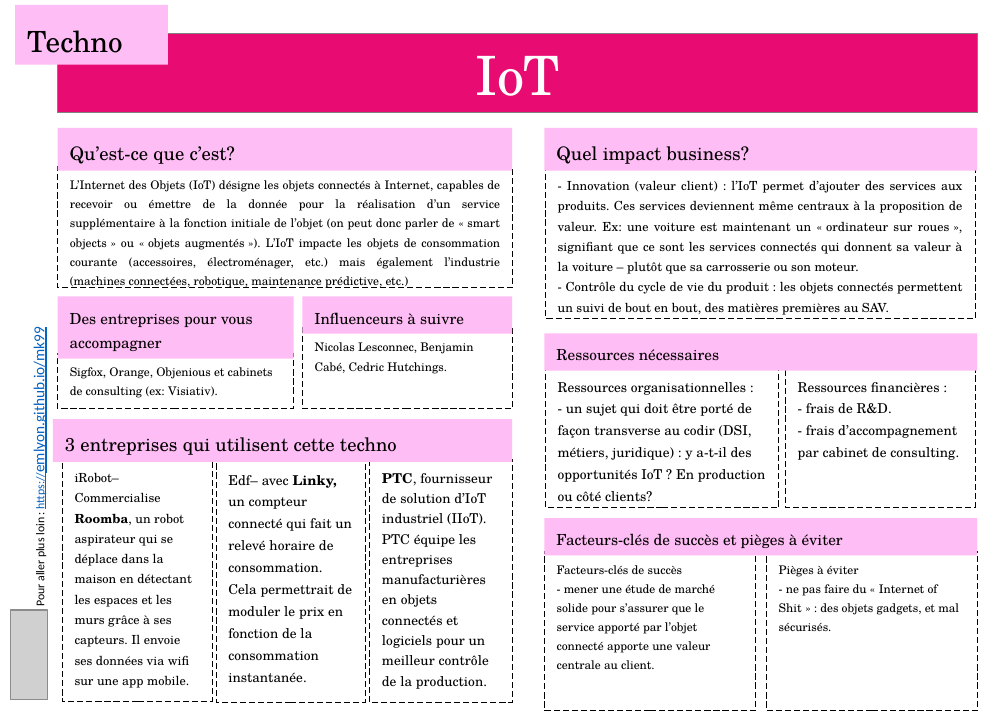
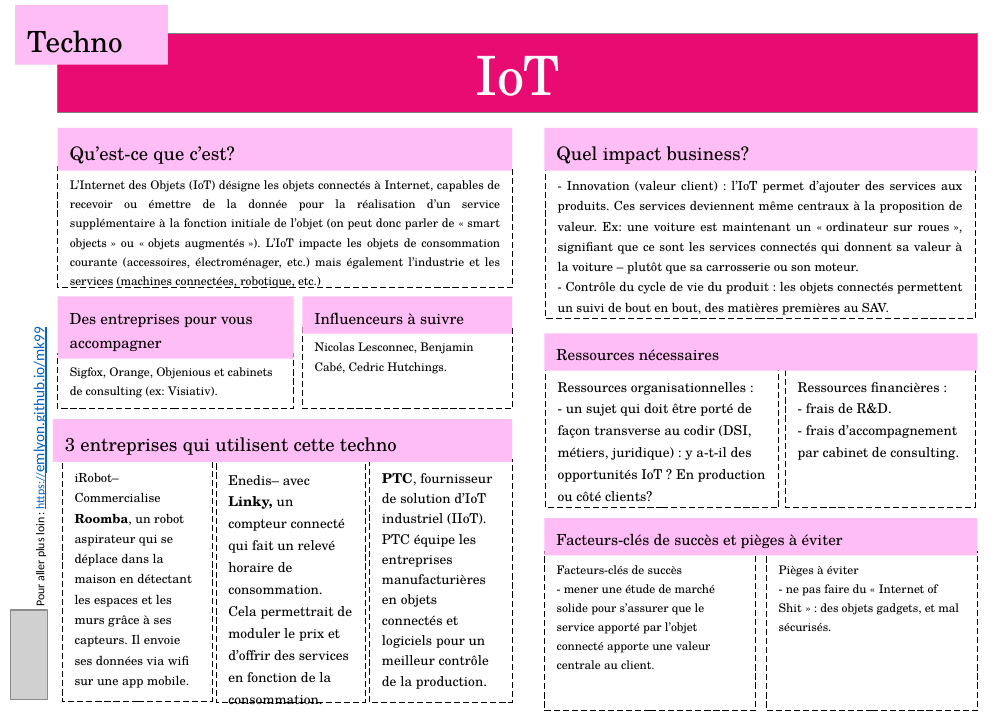
Before and after one commit to emlyon/chaire-implid, a slide deck: slide 7 of docs/content/cards.pptx. Drawn at 1008x718 pixels with LibreOffice and Linux fonts; fonts in the diff are those of the drawing; grey boxes stand for pictures. Boxes give left, top, right and bottom in pixels: in the first picture for what was removed or moved away, otherwise in the second. Text is boxed around its words. In the diff, an @@ line names an element or a change of style, - is before the commit and + after.

```diff
--- a/docs/content/cards.pptx
+++ b/docs/content/cards.pptx
@@ text in rectangle at bbox=[70, 180, 500, 288]: text changed @@
-L’Internet des Objets (IoT) désigne les objets connectés à Internet, capables de recevoir ou émettre de la donnée pour la réalisation d’un service supplémentaire à la fonction initiale de l’objet (on peut donc parler de « smart objects » ou « objets augmentés »). L’IoT impacte les objets de consommation courante (accessoires, électroménager, etc.) mais également l’industrie (machines connectées, robotique, maintenance prédictive, etc.)
+L’Internet des Objets (IoT) désigne les objets connectés à Internet, capables de recevoir ou émettre de la donnée pour la réalisation d’un service supplémentaire à la fonction initiale de l’objet (on peut donc parler de « smart objects » ou « objets augmentés »). L’IoT impacte les objets de consommation courante (accessoires, électroménager, etc.) mais également l’industrie et les services (machines connectées, robotique, etc.)
@@ text in rectangle at bbox=[228, 475, 352, 704]: text changed @@
-Edf– avec Linky, un compteur connecté qui fait un relevé horaire de consommation. Cela permettrait de moduler le prix en fonction de la consommation instantanée.
+Enedis– avec Linky, un compteur connecté qui fait un relevé horaire de consommation. Cela permettrait de moduler le prix et d’offrir des services en fonction de la consommation.
```
Also in this commit, not shown: 6 other slides changed, 28 other files.
